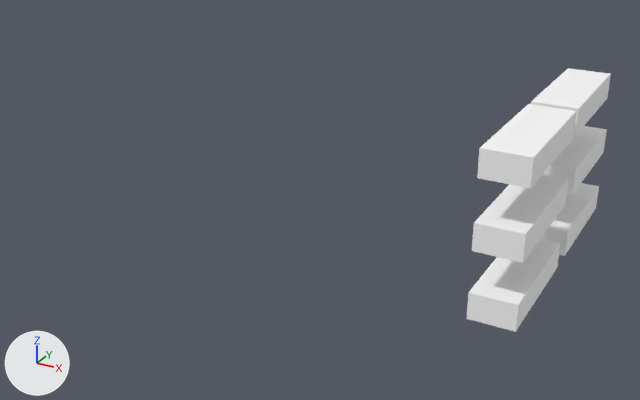
Renders of the glTF model models/天气/独立天气/雾/中雾/中雾.gltf from each side of a commit.
Both versions are drawn from a camera (50 mm lens) standing at (1.177, -1.448, 0.741) and looking at (0.235, 0.264, -0.116). Lighting does not change. The marker at lower left points along +X, +Y and +Z. Where no turn or scale is listed for an object, it has been applied to the vertices.

Names of what the first picture shows: 'node_Cube down (1)_3354', 'node_Cube down_3330', 'node_Cube middle (1)_3392', 'node_Cube middle_3314', 'node_Cube up (1)_3232', 'node_Cube up_3292'.
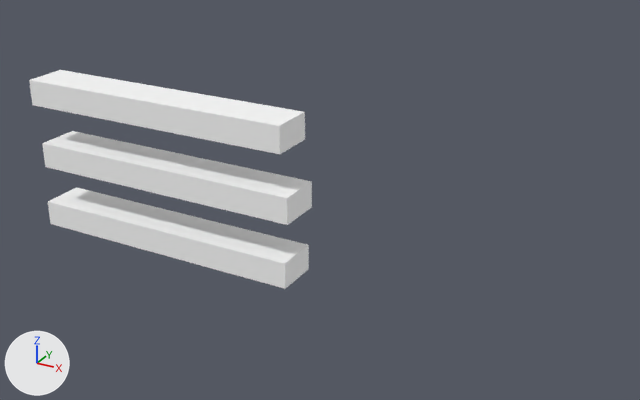
The change in detail:
Object 'node_Cube up_3292' (ob_node_cube_up_3292) turns from (0, 0, 90) to (0, 0, 0) degrees about x, y and z.
In object 'node_Cube up_3292' (ob_node_cube_up_3292), parent goes from ob_node__3388 to ob_node___65590.
Object 'node_Cube up_3292' (ob_node_cube_up_3292) moves from (0.0, 0.0, 0.15) to (-0.0143, 0.0, 0.15).
Object 'node_Cube middle_3314' (ob_node_cube_middle_3314) turns from (0, 0, 90) to (0, 0, 0) degrees about x, y and z.
In object 'node_Cube middle_3314' (ob_node_cube_middle_3314), parent goes from ob_node__3388 to ob_node___65590.
Object 'node_Cube middle_3314' (ob_node_cube_middle_3314) moves from (0.0, 0.0, 0.0) to (0.000648, 0.0, 0.0).
Object 'node_Cube down_3330' (ob_node_cube_down_3330) turns from (0, 0, 90) to (0, 0, 0) degrees about x, y and z.
In object 'node_Cube down_3330' (ob_node_cube_down_3330), parent goes from ob_node__3388 to ob_node___65590.
Object 'node_Cube down_3330' (ob_node_cube_down_3330) moves from (0.0, 0.0, -0.15) to (-0.00758, 0.0, -0.15).
Object 'node_Cube up (1)_3232' (ob_node_cube_up__1__3232) is deleted.
Object 'node_Cube middle (1)_3392' (ob_node_cube_middle__1__3392) is deleted.
Object 'node_Cube down (1)_3354' (ob_node_cube_down__1__3354) is deleted.
Object 'node__-65590' (ob_node___65590) is new.
Its parent is ob_unitygltf_root.
Its location is (0.0, 0.0, 0.0).

Boxes (x1, y1, x2, y2) around the edits, measured in the pictures (640 x 400 px):
'node_Cube up_3292', moved, turned
    before: (477, 104, 576, 188)
    after: (29, 70, 305, 154)
'node_Cube middle_3314', moved, turned
    before: (472, 174, 568, 263)
    after: (42, 131, 312, 225)
'node_Cube down_3330', moved, turned
    before: (466, 239, 560, 332)
    after: (48, 187, 309, 289)
'node_Cube up (1)_3232', deleted
    before: (531, 68, 611, 136)
'node_Cube middle (1)_3392', deleted
    before: (543, 126, 607, 195)
'node_Cube down (1)_3354', deleted
    before: (541, 183, 599, 256)
